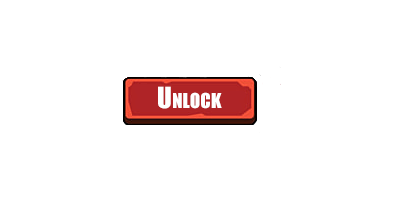
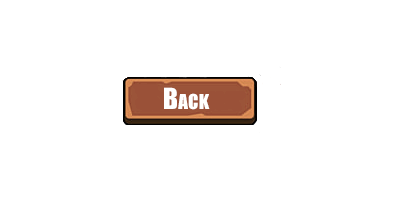
Revision of a layered 400 × 200 image; what changed, layer by layer:
renamed "Unlock" to "Back", painted on it over [158, 86, 222, 110]
